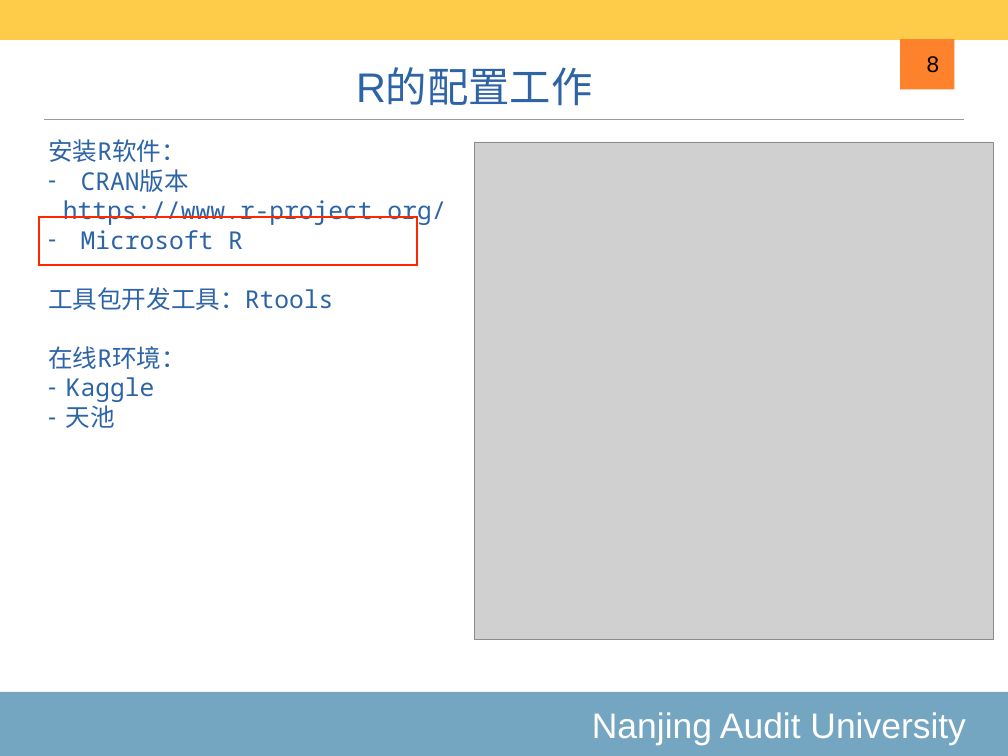
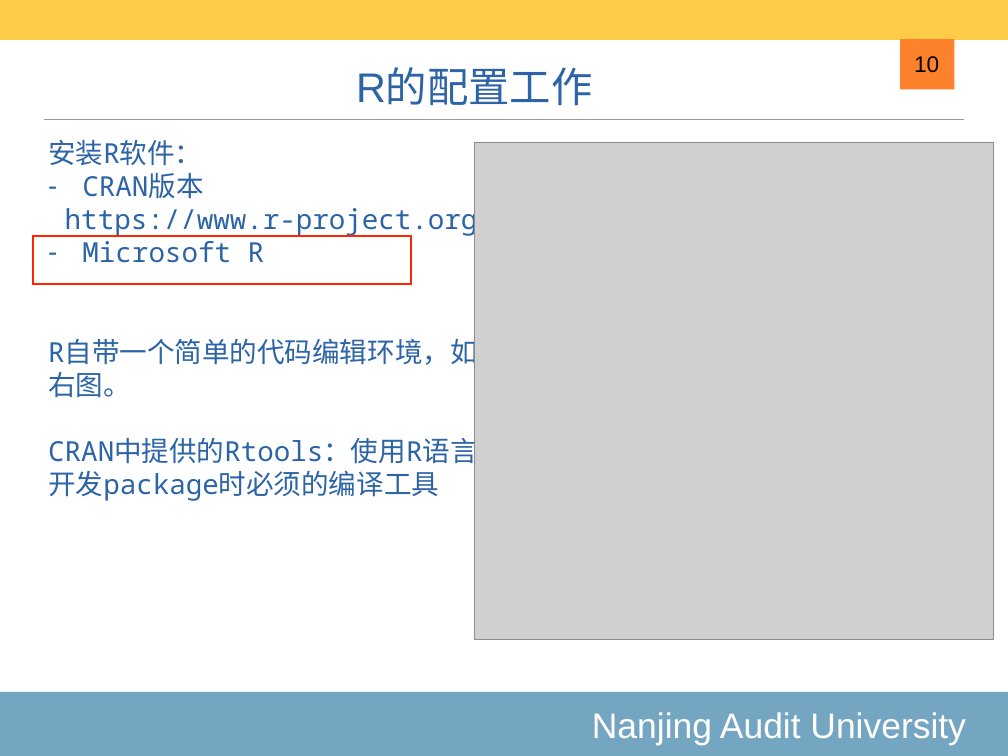
Before and after one commit to exoplanetX/DataAnalytics, a slide deck: slide 10 of 2020-1-绪论.pptx (slide 8 before the commit). Drawn at 1008x756 pixels with LibreOffice and Linux fonts; fonts in the diff are those of the drawing; grey boxes stand for pictures. Boxes give left, top, right and bottom in pixels: in the first picture for what was removed or moved away, otherwise in the second. Text is boxed around its words. In the diff, an @@ line names an element or a change of style, - is before the commit and + after.

```diff
--- a/2020-1-绪论.pptx
+++ b/2020-1-绪论.pptx
@@ page number at (x1=914, y1=56, x2=939, y2=73): text changed @@
-8
+10
@@ text at (x1=48, y1=140, x2=494, y2=263): size 25 to 28 pt in "安装R软件：", "CRAN版本", "https://www.r-project.org/", "Microsoft R" @@
@@ rectangle moved from (x1=40, y1=217, x2=418, y2=265) to (x1=33, y1=236, x2=411, y2=284) @@
@@ text at (x1=48, y1=336, x2=477, y2=469): text changed; size 25 to 28 pt @@
-工具包开发工具：Rtools
-在线R环境：
-– Kaggle
-– 天池
+R自带一个简单的代码编辑环境，如右图。
+CRAN中提供的Rtools：使用R语言开发package时必须的编译工具
```
Also in this commit, not shown: 9 other slides changed, 2 slides added, 2 other files.
